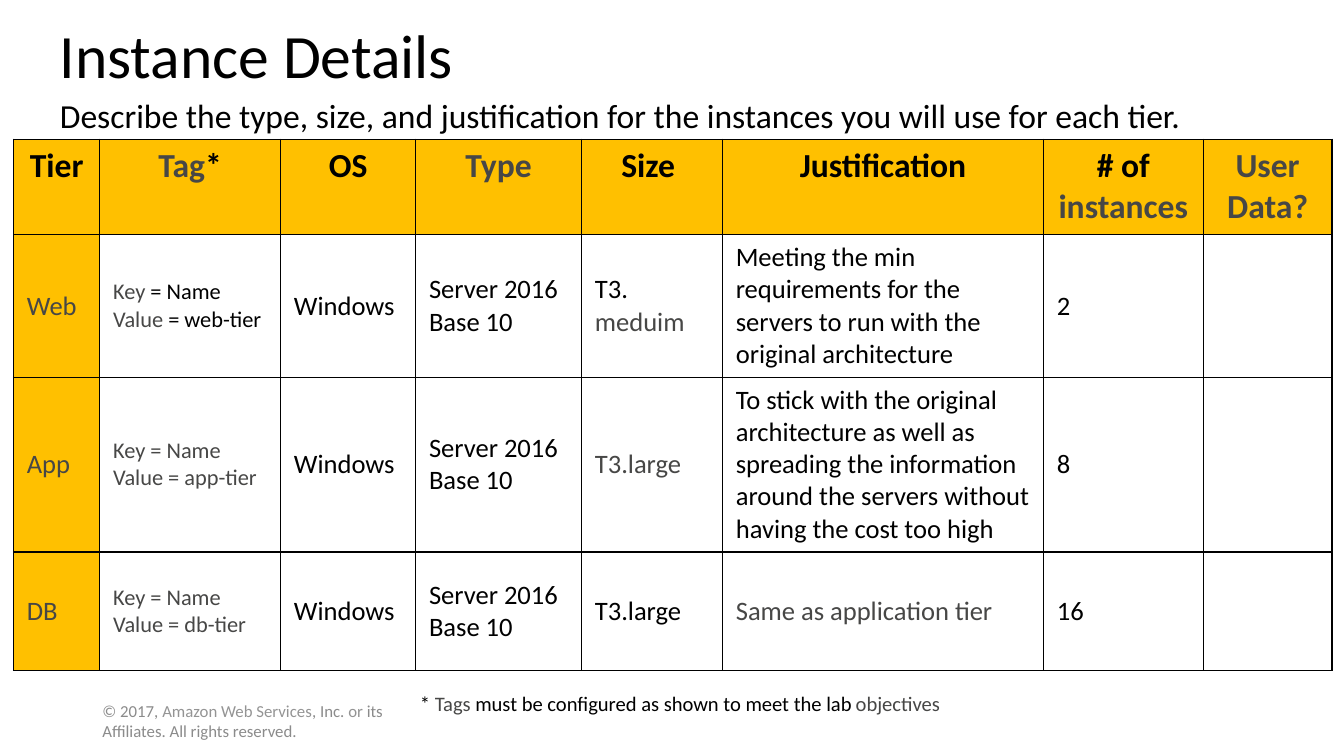
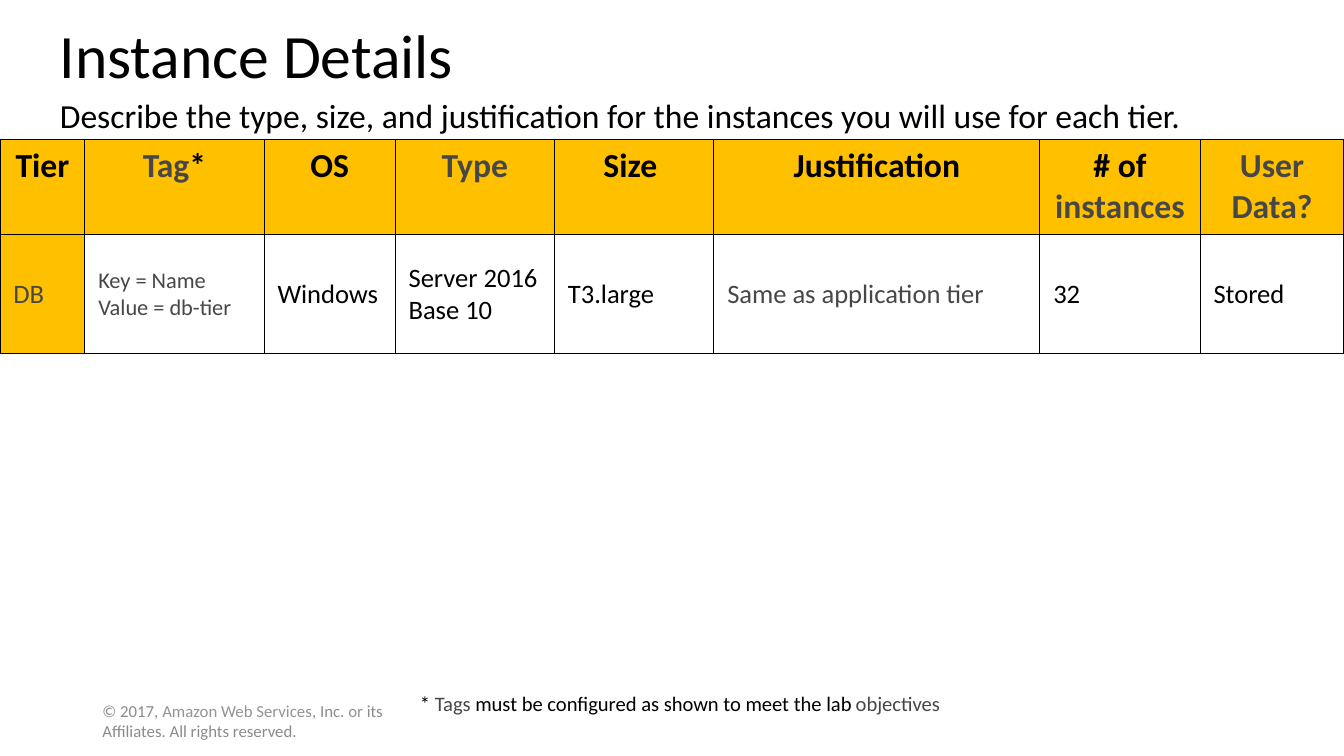
Before and after one commit to WilliamCareySemiColon/college_y3, a slide deck: slide 13 of Cloud_Computing/Labs/Assignment/part 1/Solution Template.pptx (slide 10 before the commit). Drawn at 1344x756 pixels with LibreOffice and Linux fonts; fonts in the diff are those of the drawing. Boxes give left, top, right and bottom in pixels: in the first picture for what was removed or moved away, otherwise in the second. Text is boxed around its words. In the diff, an @@ line names an element or a change of style, - is before the commit and + after.

```diff
--- a/Cloud_Computing/Labs/Assignment/part 1/Solution Template.pptx
+++ b/Cloud_Computing/Labs/Assignment/part 1/Solution Template.pptx
@@ table at (0,139,1344,353) @@
-row 2: Web | Key = Name / Value = web-tier | Windows | Server 2016 Base 10 | T3. meduim | Meeting the min requirements for the servers to run with the original architecture | 2 | 
-row 3: App | Key = Name / Value = app-tier | Windows | Server 2016 Base 10 | T3.large | To stick with the original architecture as well as spreading the information around the servers without having the cost too high | 8 | 
-row 4: DB | Key = Name / Value = db-tier | Windows | Server 2016 Base 10 | T3.large | Same as application tier | 16 | 
+row 2: DB | Key = Name / Value = db-tier | Windows | Server 2016 Base 10 | T3.large | Same as application tier | 32 | Stored
@@ table: place and size @@
-table at (13,139,1333,667)
+table at (0,139,1344,353)
```
Also in this commit, not shown: 7 other slides changed, 4 slides added, 3 other files.
